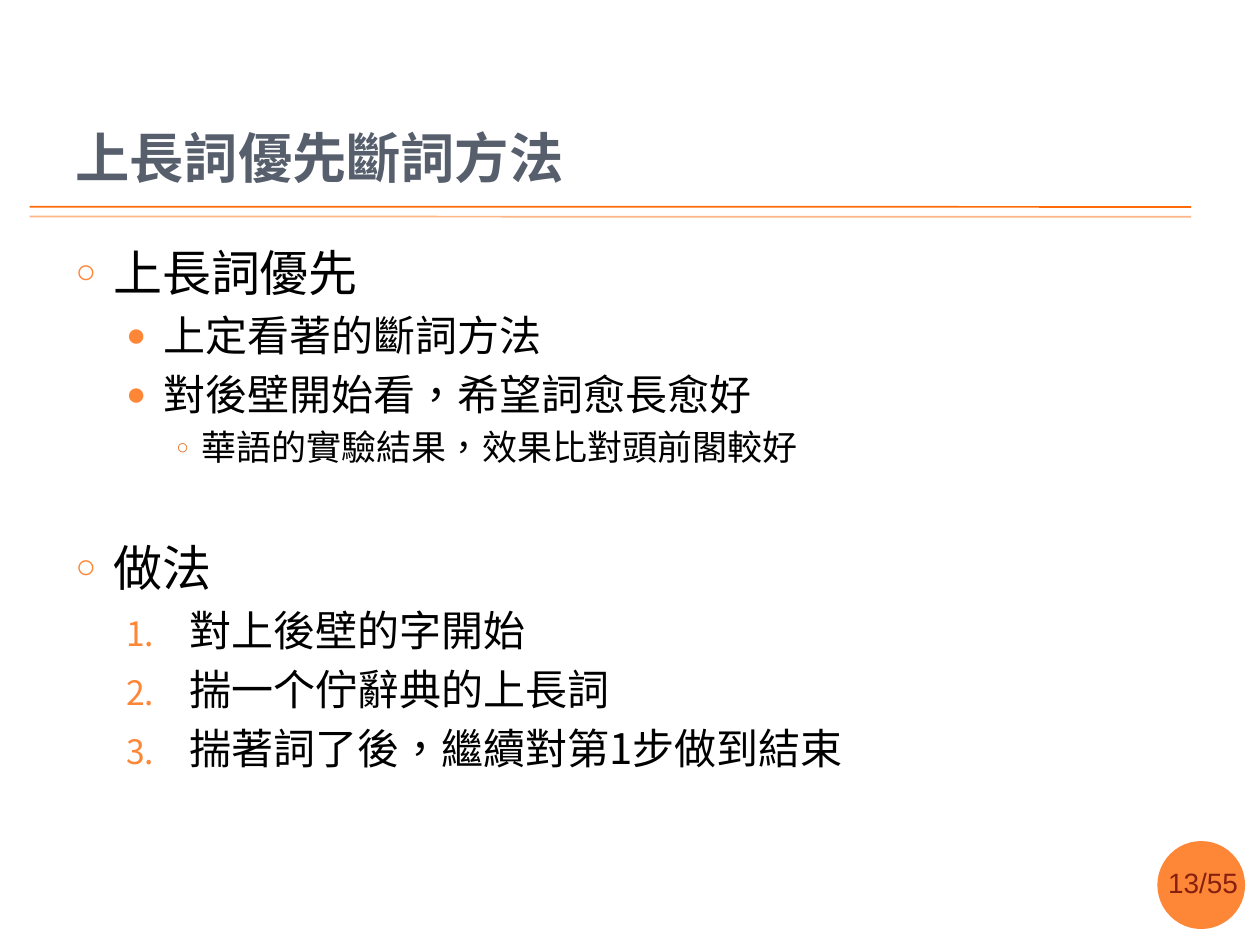
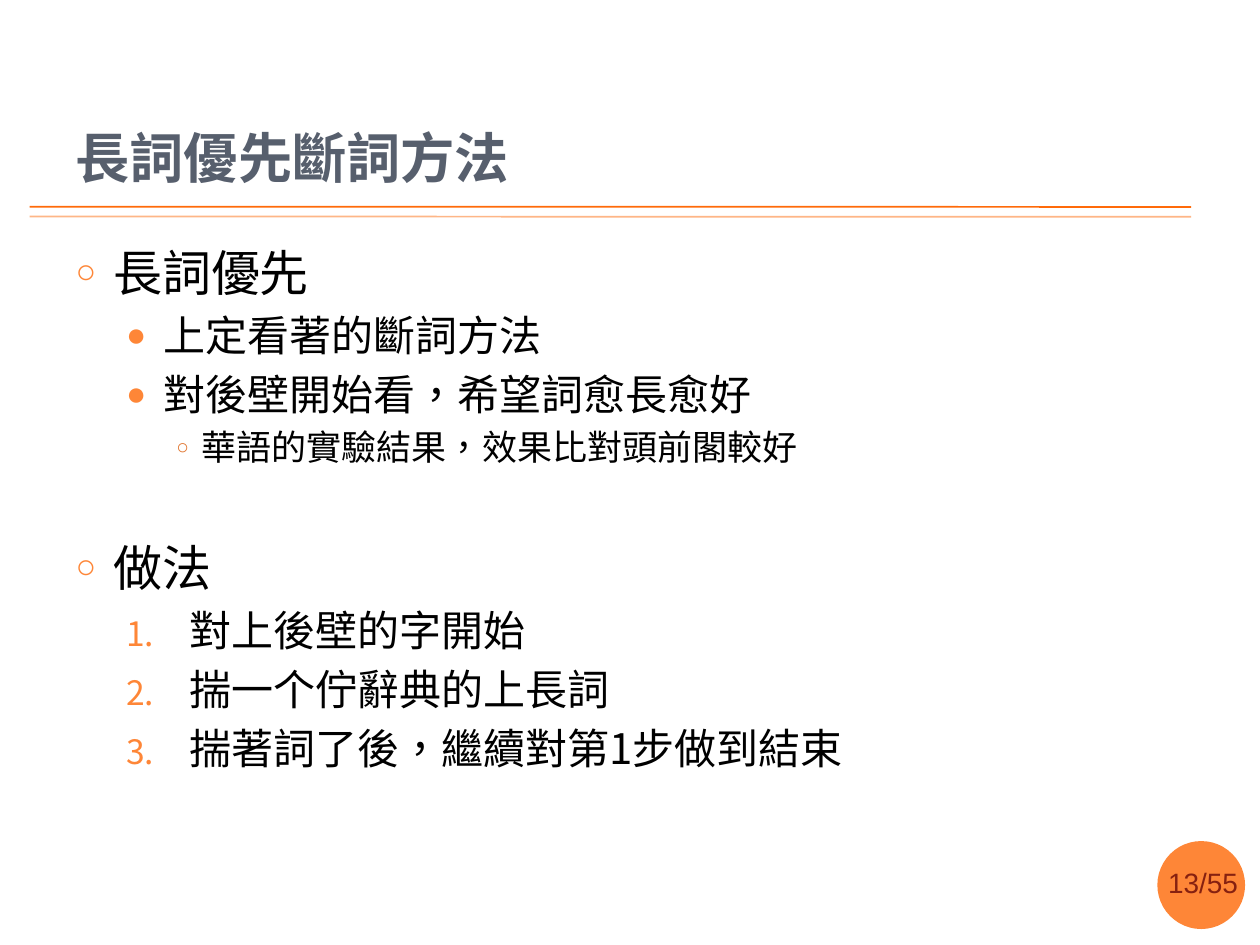
Before and after one commit to sih4sing5hong5/po3-ko3_tau5-iann2-phinn3, a slide deck: slide 13 of 翻譯報告.pptx. Drawn at 1260x945 pixels with LibreOffice and Linux fonts; fonts in the diff are those of the drawing; background and template pictures are left out. Boxes give left, top, right and bottom in pixels: in the first picture for what was removed or moved away, otherwise in the second. Text is boxed around its words. In the diff, an @@ line names an element or a change of style, - is before the commit and + after.

Commit message:
照張智星老師的建議共「上長詞優先」改做「長詞優先」 丞宏

```diff
--- a/翻譯報告.pptx
+++ b/翻譯報告.pptx
@@ title at (75, 131, 509, 183): text changed @@
-上長詞優先斷詞方法
+長詞優先斷詞方法
@@ text at (113, 249, 309, 295): text changed @@
-○ 上長詞優先
+○ 長詞優先
```
Also in this commit, not shown: 4 other slides changed.
